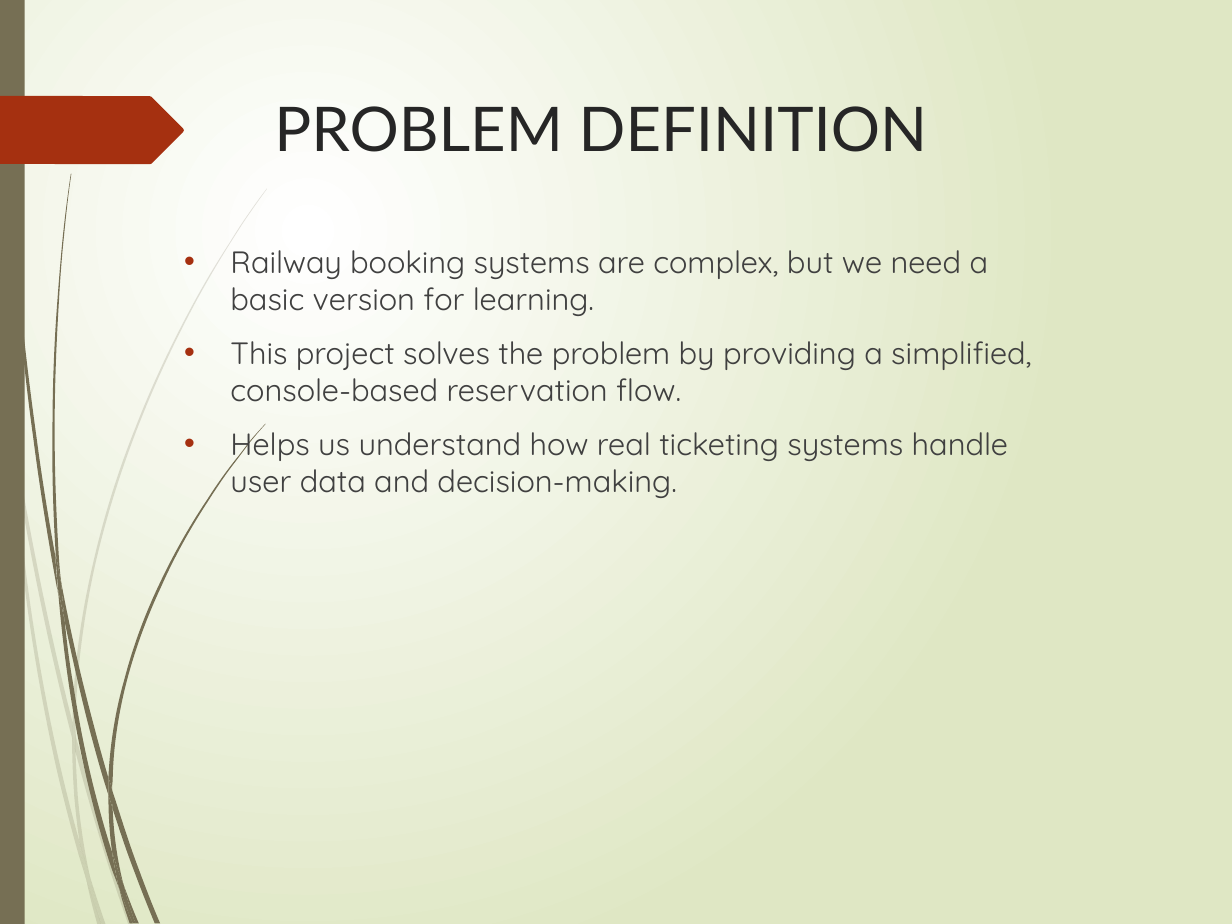
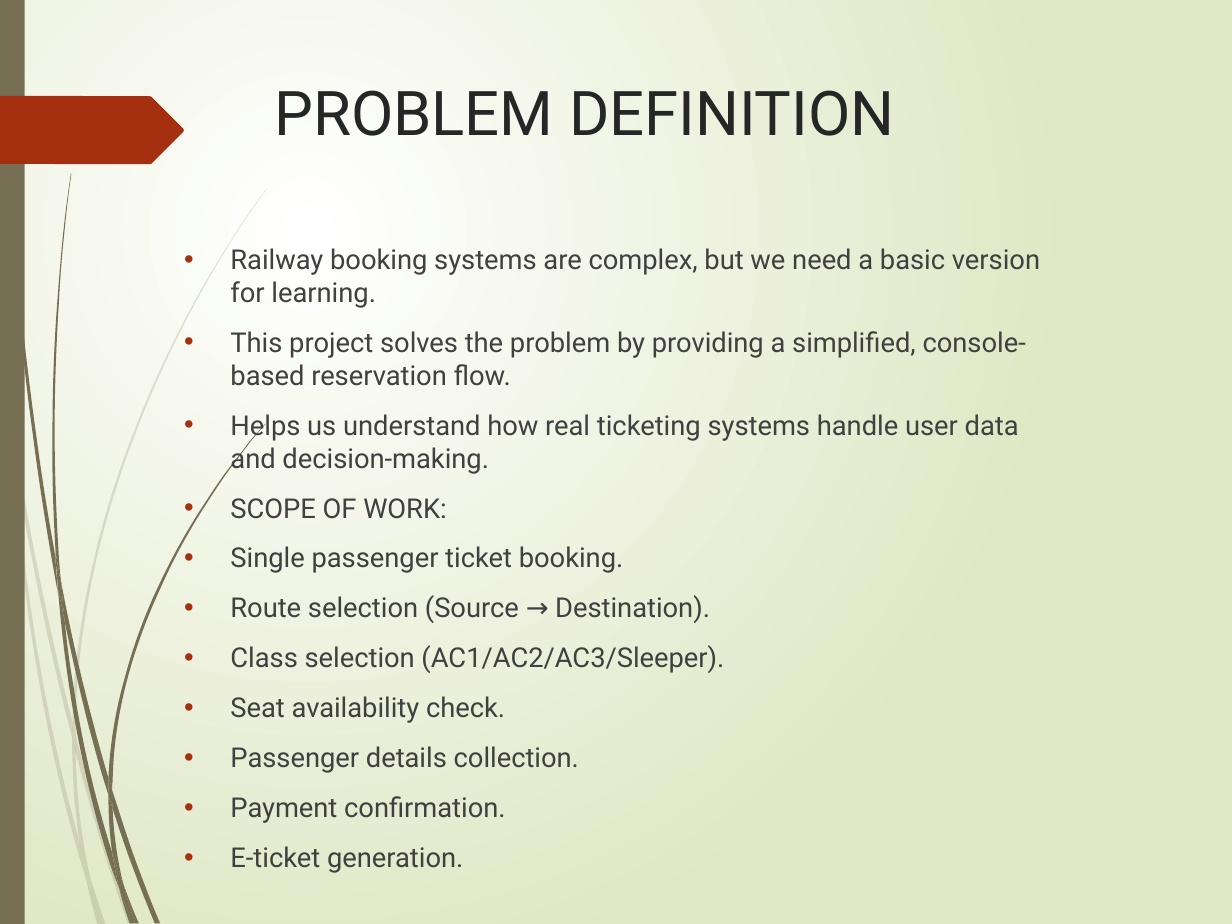
Before and after one commit to Sarah-kundu/Project-, a slide deck: slide 3 of Project/Project_Presentation_Sarah_Kundu.pptx (slide 4 before the commit). Drawn at 1232x924 pixels with LibreOffice and Linux fonts; fonts in the diff are those of the drawing. Boxes give left, top, right and bottom in pixels: in the first picture for what was removed or moved away, otherwise in the second. Text is boxed around its words. In the diff, an @@ line names an element or a change of style, - is before the commit and + after.

```diff
--- a/Project/Project_Presentation_Sarah_Kundu.pptx
+++ b/Project/Project_Presentation_Sarah_Kundu.pptx
@@ title "PROBLEM DEFINITION" moved from (x1=274, y1=106, x2=928, y2=152) to (x1=274, y1=90, x2=894, y2=136) @@
@@ title "PROBLEM DEFINITION" at (x1=274, y1=90, x2=894, y2=136): font Lato to Roboto @@
@@ text at (x1=230, y1=248, x2=1040, y2=474): size 18 to 16 pt, font Quicksand to Roboto in "Railway booking systems are complex, but we ...", "This project solves the problem by providing ...", "Helps us understand how real ticketing systems ..." @@
@@ text at (x1=230, y1=498, x2=724, y2=873): paragraphs added @@
+• SCOPE OF WORK:
+• Single passenger ticket booking.
+• Route selection (Source → Destination).
+• Class selection (AC1/AC2/AC3/Sleeper).
+• Seat availability check.
+• Passenger details collection.
+• Payment confirmation.
+• E-ticket generation.
```
Also in this commit, not shown: 3 other slides changed, 4 slides added, 2 slides removed.
